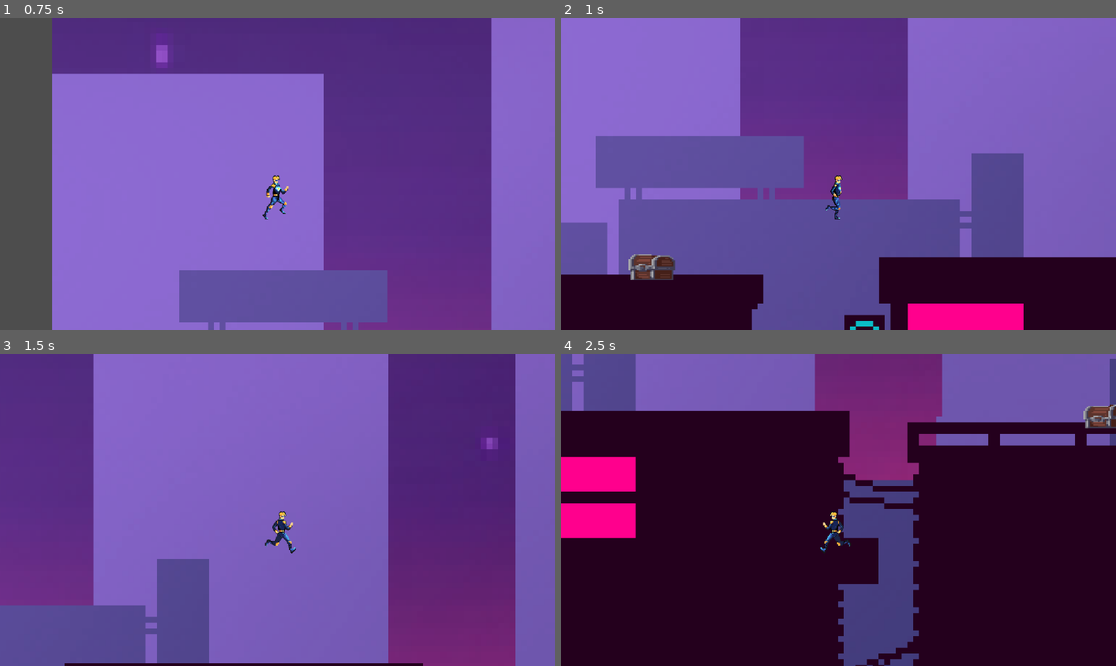
Above: before the commit, frames 1-4 (two rows, left to right).
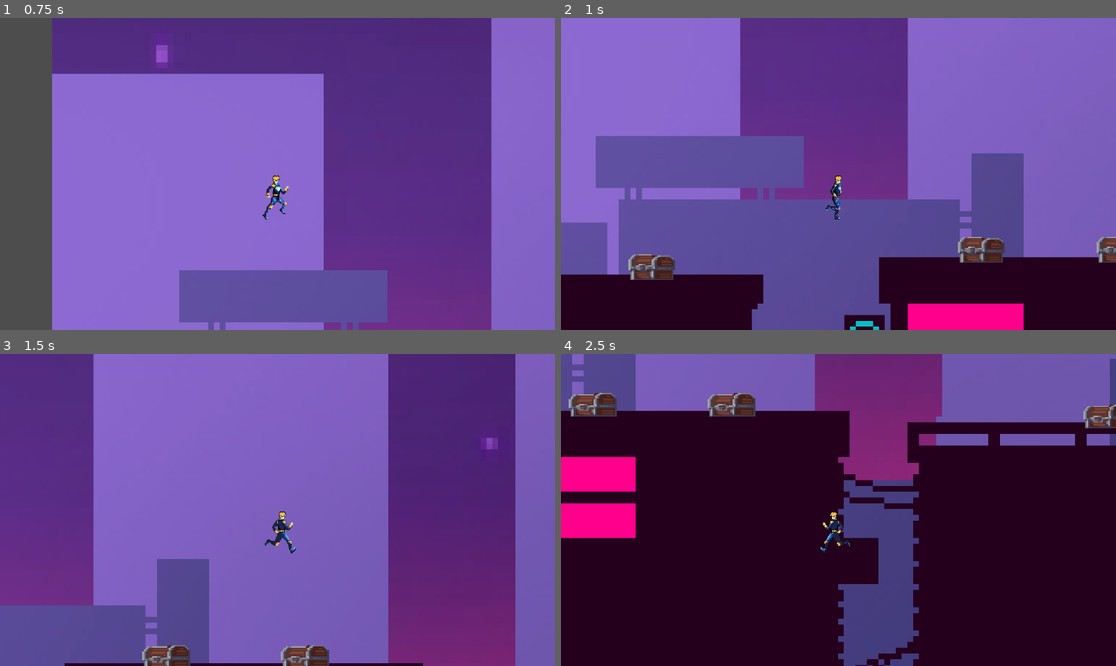
Above: after the commit, the same moments.

Repository: MtToss/Physics2DGame
Game: Godot game, scene res://scenes/game_chapter_1.tscn
The game is run twice, just before and just after one commit, with the same random seed, the same clock (stepped at 60 frames per second) and the same inputs.
Inputs:
- Up to frame 1 (0.75 s): tap Enter (ui_accept) at 0.5 s; hold D (forward) from 0.53 s (still down); tap E (interact) at 0.6 s
- Up to frame 2 (1 s): keep holding D (forward); tap Enter (ui_accept) at 0.77, 0.8 s
- Up to frame 3 (1.5 s): keep holding D (forward); tap Enter (ui_accept) at 1.07, 1.35 s
- Up to frame 4 (2.5 s): tap Enter (ui_accept) at 1.52, 1.82, 2.3 s; tap E (interact) at 1.55, 2.1 s; release D (forward) at 2.03 s; hold A (backward) from 2.03 s (still down)

Frame 1 is identical in both runs. In frame 2, 0.9% of the frame differs, in the area x 71-100%, y 70-79%; in frame 3, 1.1%; in frame 4, 1.2%, in the area x 1-36%, y 12-21%.

Commit message:
-fix the file structure and added some chests

Diff:
--- a/scenes/Popup.tscn
+++ b/scenes/Popup.tscn
@@ -1,6 +1,6 @@
 [gd_scene load_steps=8 format=3 uid="uid://ds8sigjdte5dk"]
 
-[ext_resource type="Script" path="res://scenes/animation_player.gd" id="1_5sym6"]
+[ext_resource type="Script" path="res://scripts/animation_player.gd" id="1_5sym6"]
 
 [sub_resource type="Animation" id="Animation_07hc2"]
 length = 0.001
--- a/scenes/buildings.tscn
+++ b/scenes/buildings.tscn
@@ -919,9 +919,9 @@
 62:11/0 = 0
 63:11/0 = 0
 0:12/0 = 0
-0:12/0/physics_layer_0/polygon_0/points = PackedVector2Array(8, -8, -4, -8, -4.125, -3.25, -2.125, -1.875, -2, 8, 8, 8)
+0:12/0/physics_layer_0/polygon_0/points = PackedVector2Array(8, -8, -4.375, -8, -2.375, 8, 8, 8)
 1:12/0 = 0
-1:12/0/physics_layer_0/polygon_0/points = PackedVector2Array(-8, -8, 8, -8, 8, 8, -8, 8, -8, -8)
+1:12/0/physics_layer_0/polygon_0/points = PackedVector2Array(-8, -8, 8, -8, 8, 8, -8, 8)
 2:12/0 = 0
 2:12/0/physics_layer_0/polygon_0/points = PackedVector2Array(-8, -8, 8, -8, 8, 8, -8, 8)
 3:12/0 = 0
--- a/scenes/chest.tscn
+++ b/scenes/chest.tscn
@@ -1,6 +1,6 @@
 [gd_scene load_steps=17 format=3 uid="uid://oqidklx0r0cv"]
 
-[ext_resource type="Script" path="res://scenes/ChestArea2D.gd" id="1_lqcgi"]
+[ext_resource type="Script" path="res://scripts/ChestArea2D.gd" id="1_lqcgi"]
 [ext_resource type="Texture2D" uid="uid://d12o8aniorcdh" path="res://assets/assets/Chests.png" id="1_pl8mh"]
 
 [sub_resource type="RectangleShape2D" id="RectangleShape2D_0k3il"]
--- a/scenes/enuman.gd
+++ /dev/null
@@ -1,44 +0,0 @@
-extends CharacterBody2D
-
-const SPEED = 100.0
-const JUMP_VELOCITY = -250.0
-
-@onready var animated_sprite = $AnimatedSprite2D
-@onready var animation_player = $Camera2D/Animation/AnimationPlayer
-
-func _ready() -> void:
-	assert(true, "This line is executed!")
-
-
-
-func _physics_process(delta: float) -> void:
-	if not is_on_floor():
-		velocity += get_gravity() * delta
-
-	if Input.is_action_just_pressed("ui_accept") and is_on_floor():
-		velocity.y = JUMP_VELOCITY
-
-	var direction := Input.get_axis("backward", "forward")
-	if direction:
-		velocity.x = direction * SPEED
-	else:
-		velocity.x = move_toward(velocity.x, 0, SPEED)
-
-	dynamic_animation()
-	flip_body()
-	move_and_slide()
-
-
-func flip_body() -> void:
-	if velocity.x < 0:
-		animated_sprite.flip_h = true
-
-	elif velocity.x > 0:
-		animated_sprite.flip_h = false
-
-func dynamic_animation() -> void:
-		# Set the animation na naka base sa movement ng sprite
-	if velocity.x != 0:
-		animated_sprite.animation = "walk"
-	else:
-		animated_sprite.animation = "idle"
--- a/scenes/enuman.tscn
+++ b/scenes/enuman.tscn
@@ -1,6 +1,6 @@
 [gd_scene load_steps=23 format=3 uid="uid://0t12b51hf0vy"]
 
-[ext_resource type="Script" path="res://scenes/enuman.gd" id="1_ovy3n"]
+[ext_resource type="Script" path="res://scripts/enuman.gd" id="1_ovy3n"]
 [ext_resource type="Texture2D" uid="uid://cvw8e4bpdt3p8" path="res://assets/characters/ENU MAN/OGsize_EnyuMan_Run-Sheet.png" id="2_aop32"]
 [ext_resource type="PackedScene" uid="uid://ds8sigjdte5dk" path="res://scenes/Popup.tscn" id="7_xx60k"]
 
--- a/scenes/game_chapter_1.gd
+++ /dev/null
@@ -1,120 +0,0 @@
-extends Node2D
-
-@onready var label1 = $chest1/Area2D/Label
-@onready var label2 = $chest2/Area2D/Label
-
-@onready var chest1 = $chest1/Area2D
-@onready var chest2 = $chest2/Area2D
-
-@onready var animation_player = $ENUMAN/Camera2D/Animation/AnimationPlayer
-@onready var animation_label = $ENUMAN/Camera2D/Animation/Control/Label
-
-@onready var animation_control = $ENUMAN/Camera2D/Animation/Control
-
-@onready var prompt_panel = $ENUMAN/Camera2D/Panel
-
-@onready var prompt_label1 = $ENUMAN/Camera2D/Panel/Label1
-@onready var prompt_label2 = $ENUMAN/Camera2D/Panel/Label2
-@onready var prompt_label3 = $ENUMAN/Camera2D/Panel/Label3
-@onready var prompt_label4 = $ENUMAN/Camera2D/Panel/Label4
-@onready var prompt_label5 = $ENUMAN/Camera2D/Panel/Label5
-
-@onready var pressure_plate1 = $pressure_plate1/Area2D
-var prompt_label_list = []
-
-var given_problem1 = ["Velocity", "Angle", "Time of Max Height", "Max Height", "Range"]
-var problem_value1 = [40.0, 50.0, 6.25, 47.9, 160.78]
-var get_value1 = [null, null, null, null, null]
-var get_given_value1 = [null, null, null, null, null]
-var available_indices = []
-
-var random_index = randi() % given_problem1.size()
-var problem_selector = randi() % given_problem1.size() # Aim to give emphasize on what he will need to get problem
-
-func _ready() -> void:
-
-	available_indices = range(given_problem1.size())
-
-	prompt_label_list = [prompt_label1, prompt_label2, prompt_label3, prompt_label4, prompt_label5]
-	for label in prompt_label_list:
-		if label == null:
-			print("Error: A label in prompt_label_list is null!")
-
-	pressure_plate1.connect("body_entered", Callable(self, "_on_pressure_plate_entered"))
-	pressure_plate1.connect("body_exited", Callable(self, "_on_pressure_plate_exited"))
-
-	self.connect("body_entered", Callable(self, "_on_area2d_body_entered"))
-	self.connect("body_exited", Callable(self, "_on_area2d_body_exited"))
-
-func _on_pressure_plate_entered(body):
-	if body.name == "ENUMAN":
-		print("Debug: ENUMAN stepped on the pressure plate!")
-		open_panel()
-
-func _on_pressure_plate_exited(body):
-	if body.name == "ENUMAN":
-		print("Debug: ENUMAN left the pressure plate!")
-		close_panel()
-
-# Opens the panel and sets the text
-func open_panel() -> void:
-	print("Debug: Open_panel opened")
-	prompt_panel.set_visible(true)
-	for index in range(given_problem1.size()):
-		if (prompt_label_list[index].text == "Prompt"|| prompt_label_list[index].text == "?") && get_value1[index] == null:
-			prompt_label_list[index].text = "?"
-			print("Skipped %s" %[index])
-		else:
-			prompt_label_list[index].text = "%s" % [get_given_value1[index]] + ": %s" % [get_value1[index]]
-
-
-func close_panel() -> void:
-	prompt_panel.set_visible(false)
-	print("Debug: Panel is now closed sa bahay ni kuya")
-
-	# Called every frame. 'delta' is the elapsed time since the previous frame.
-func _process(delta: float) -> void:
-	interact_chess()
-	pass
-
-func interact_chess() -> void:
-	if label1.visible and Input.is_action_just_pressed("interact"):
-		animation_control.set_visible(true)
-		chest1._open_chest()
-		interact_with_chest("chest1")
-		animation_player.play_slide()
-
-	if label2.visible and Input.is_action_just_pressed("interact"):
-		animation_control.set_visible(true)
-		chest2._open_chest()
-		interact_with_chest("chest2")
-		animation_player.play_slide()
-
-func insremove(random_index: int) -> void:
-	if get_value1[random_index] == null:
-		get_value1.remove_at(random_index)
-		get_value1.insert(random_index, problem_value1[random_index])
-		get_given_value1.remove_at(random_index)
-		get_given_value1.insert(random_index, given_problem1[random_index])
-
-func interact_with_chest(chest_name: String) -> void:
-	if given_problem1.size() > 0 and available_indices.size() > 0:
-		var random_index = available_indices[randi() % available_indices.size()]
-
-		var selected_given = given_problem1[random_index]
-		var selected_value = problem_value1[random_index]
-		insremove(random_index)
-		available_indices.erase(random_index)
-
-		print("Debug: the get_value1 list inserted another value of %s" % [selected_value] + "\nDebug: its given is/are %s" % [selected_given])
-		print("Debug: the value it inserted in %s" % [selected_value] + "\nDebug: at random index: %s" % [random_index])
-
-		animation_label.text = "You got: %s" % [selected_given] + "\n Value: %s" % [selected_value]
-
-		print("Debug: The list get_value1 var are: %s" % [get_value1])
-	else:
-		print("Debug: There are no more chests formulas left")
-
-func refresh_panel() -> void:
-
-	pass
--- a/scenes/game_chapter_1.tscn
+++ b/scenes/game_chapter_1.tscn
@@ -1,7 +1,7 @@
 [gd_scene load_steps=7 format=4 uid="uid://3g0ef8y2thgt"]
 
 [ext_resource type="PackedScene" uid="uid://0t12b51hf0vy" path="res://scenes/enuman.tscn" id="1_huqj3"]
-[ext_resource type="Script" path="res://scenes/game_chapter_1.gd" id="1_xt0vt"]
+[ext_resource type="Script" path="res://scripts/game_chapter_1.gd" id="1_xt0vt"]
 [ext_resource type="PackedScene" uid="uid://yo8b15jwvv2i" path="res://scenes/buildings.tscn" id="3_8ccfd"]
 [ext_resource type="PackedScene" uid="uid://oqidklx0r0cv" path="res://scenes/chest.tscn" id="4_kui56"]
 [ext_resource type="PackedScene" uid="uid://cfoacft6v0cjs" path="res://scenes/pressure_plate.tscn" id="5_lamfs"]
@@ -38,3 +38,9 @@
 [node name="pressure_plate1" parent="." instance=ExtResource("5_lamfs")]
 position = Vector2(-550, -199)
 scale = Vector2(0.184353, 0.288158)
+
+[node name="chest3" parent="." instance=ExtResource("4_kui56")]
+position = Vector2(-630, -193)
+
+[node name="chest4" parent="." instance=ExtResource("4_kui56")]
+position = Vector2(-654, -193)
--- a/scenes/pressure_plate.tscn
+++ b/scenes/pressure_plate.tscn
@@ -1,6 +1,6 @@
 [gd_scene load_steps=6 format=3 uid="uid://cfoacft6v0cjs"]
 
-[ext_resource type="Script" path="res://scenes/PressurePlateArea2D.gd" id="1_p26ut"]
+[ext_resource type="Script" path="res://PressurePlateArea2D.gd" id="1_p26ut"]
 [ext_resource type="Texture2D" uid="uid://cnesbvi0yp6m" path="res://assets/assets/pressureplate.png" id="1_vr0hd"]
 
 [sub_resource type="RectangleShape2D" id="RectangleShape2D_4l2kd"]
--- a/scripts/animated_sprite_2d.gd
+++ /dev/null
@@ -1,13 +0,0 @@
-extends AnimatedSprite2D
-
-
-# Called when the node enters the scene tree for the first time.
-func _ready() -> void:
-	$AnimatedSprite2D.play("idle")
-	$AnimatedSprite2D.playing = true
-	pass # Replace with function body.
-
-
-# Called every frame. 'delta' is the elapsed time since the previous frame.
-func _process(delta: float) -> void:
-	pass
--- a/scripts/enuman.gd
+++ b/scripts/enuman.gd
@@ -1,15 +1,20 @@
 extends CharacterBody2D
 
-const SPEED =350.0
-const JUMP_VELOCITY = -300.0
+const SPEED = 100.0
+const JUMP_VELOCITY = -250.0
 
-@onready var animated_sprite = $AnimatedSprite2D  # Ensure the AnimatedSprite2D is a child of this node
+@onready var animated_sprite = $AnimatedSprite2D
+@onready var animation_player = $Camera2D/Animation/AnimationPlayer
+
+func _ready() -> void:
+	assert(true, "This line is executed!")
+
+
 
 func _physics_process(delta: float) -> void:
 	if not is_on_floor():
 		velocity += get_gravity() * delta
 
-	# Handle jump.
 	if Input.is_action_just_pressed("ui_accept") and is_on_floor():
 		velocity.y = JUMP_VELOCITY
 
@@ -19,13 +24,15 @@
 	else:
 		velocity.x = move_toward(velocity.x, 0, SPEED)
 
+	dynamic_animation()
+	flip_body()
+	move_and_slide()
 
-
-	move_and_slide()
 
 func flip_body() -> void:
 	if velocity.x < 0:
 		animated_sprite.flip_h = true
+
 	elif velocity.x > 0:
 		animated_sprite.flip_h = false
 
--- a/scripts/game_chapter_1.gd
+++ b/scripts/game_chapter_1.gd
@@ -1 +1,122 @@
 extends Node2D
+
+@onready var label1 = $chest1/Area2D/Label
+@onready var label2 = $chest2/Area2D/Label
+@onready var label3 = $chest3/Area2D/Label
+@onready var label4 = $chest4/Area2D/Label
+
+@onready var chest1 = $chest1/Area2D
+@onready var chest2 = $chest2/Area2D
+@onready var chest3 = $chest3/Area2D
+@onready var chest4 = $chest4/Area2D
+
+@onready var animation_player = $ENUMAN/Camera2D/Animation/AnimationPlayer
+@onready var animation_label = $ENUMAN/Camera2D/Animation/Control/Label
+
+@onready var animation_control = $ENUMAN/Camera2D/Animation/Control
+
+@onready var prompt_panel = $ENUMAN/Camera2D/Panel
+
+@onready var prompt_label1 = $ENUMAN/Camera2D/Panel/Label1
+@onready var prompt_label2 = $ENUMAN/Camera2D/Panel/Label2
+@onready var prompt_label3 = $ENUMAN/Camera2D/Panel/Label3
+@onready var prompt_label4 = $ENUMAN/Camera2D/Panel/Label4
+@onready var prompt_label5 = $ENUMAN/Camera2D/Panel/Label5
+
+@onready var pressure_plate1 = $pressure_plate1/Area2D
+var prompt_label_list = []
+
+var given_problem1 = ["Velocity", "Angle", "Time of Max Height", "Max Height", "Range"]
+var problem_value1 = [40.0, 50.0, 6.25, 47.9, 160.78]
+var get_value1 = [null, null, null, null, null]
+var get_given_value1 = [null, null, null, null, null]
+var available_indices = []
+
+var random_index = randi() % given_problem1.size()
+var problem_selector = randi() % given_problem1.size() # Aim to give emphasize on what he will need to get problem
+
+func _ready() -> void:
+
+	available_indices = range(given_problem1.size())
+
+	prompt_label_list = [prompt_label1, prompt_label2, prompt_label3, prompt_label4, prompt_label5]
+	for label in prompt_label_list:
+		if label == null:
+			print("Error: A label in prompt_label_list is null!")
+
+	pressure_plate1.connect("body_entered", Callable(self, "_on_pressure_plate_entered"))
+	pressure_plate1.connect("body_exited", Callable(self, "_on_pressure_plate_exited"))
+
+	self.connect("body_entered", Callable(self, "_on_area2d_body_entered"))
+	self.connect("body_exited", Callable(self, "_on_area2d_body_exited"))
+
+func _on_pressure_plate_entered(body):
+	if body.name == "ENUMAN":
+		print("Debug: ENUMAN stepped on the pressure plate!")
+		open_panel()
+
+func _on_pressure_plate_exited(body):
+	if body.name == "ENUMAN":
+		print("Debug: ENUMAN left the pressure plate!")
+		close_panel()
+
+# Opens the panel and sets the text
+func open_panel() -> void:
+	print("Debug: Open_panel opened")
+	prompt_panel.set_visible(true)
+	for index in range(given_problem1.size()):
+		if (prompt_label_list[index].text == "Prompt"|| prompt_label_list[index].text == "?") && get_value1[index] == null:
+			prompt_label_list[index].text = "?"
+			print("Skipped %s" %[index])
+		else:
+			prompt_label_list[index].text = "%s" % [get_given_value1[index]] + ": %s" % [get_value1[index]]
+
+
+func close_panel() -> void:
+	prompt_panel.set_visible(false)
+	print("Debug: Panel is now closed sa bahay ni kuya")
+
+	# Called every frame. 'delta' is the elapsed time since the previous frame.
+func _process(delta: float) -> void:
+	interact_chess()
+	pass
+
+func interact_chess() -> void:
+	handle_chest_interaction(label1, chest1, animation_control, animation_player, "chest1")
+	handle_chest_interaction(label2, chest2, animation_control, animation_player, "chest2")
+
+func handle_chest_interaction(label: Label, chest, animation_control: Control, animation_player: AnimationPlayer, chest_name: String) -> void:
+	if label.visible and Input.is_action_just_pressed("interact"):
+		animation_control.set_visible(true)
+		chest._open_chest()
+		interact_with_chest(chest_name)
+		animation_player.play_slide()
+
+func insremove(random_index: int) -> void:
+	if get_value1[random_index] == null:
+		get_value1.remove_at(random_index)
+		get_value1.insert(random_index, problem_value1[random_index])
+		get_given_value1.remove_at(random_index)
+		get_given_value1.insert(random_index, given_problem1[random_index])
+
+func interact_with_chest(chest_name: String) -> void:
+	if given_problem1.size() > 0 and available_indices.size() > 0:
+		var random_index = available_indices[randi() % available_indices.size()]
+
+		var selected_given = given_problem1[random_index]
+		var selected_value = problem_value1[random_index]
+		insremove(random_index)
+		available_indices.erase(random_index)
+
+		print("Debug: the get_value1 list inserted another value of %s" % [selected_value] + "\nDebug: its given is/are %s" % [selected_given])
+		print("Debug: the value it inserted in %s" % [selected_value] + "\nDebug: at random index: %s" % [random_index])
+
+		animation_label.text = "You got: %s" % [selected_given] + "\n Value: %s" % [selected_value]
+
+		print("Debug: The list get_value1 var are: %s" % [get_value1])
+	else:
+		print("Debug: There are no more chests formulas left")
+
+func refresh_panel() -> void:
+
+	pass
Renamed: scenes/PressurePlateArea2D.gd -> PressurePlateArea2D.gd
Renamed: scenes/ChestArea2D.gd -> scripts/ChestArea2D.gd
Renamed: scenes/animation_player.gd -> scripts/animation_player.gd
